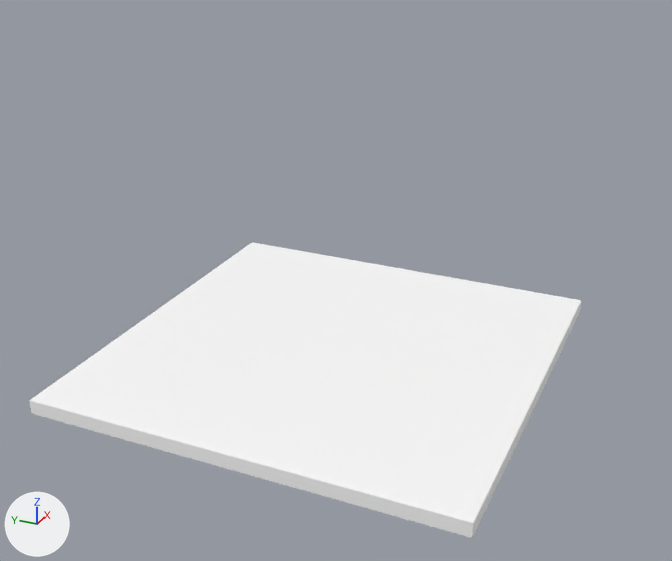
Renders of the glTF model src/objects/level0.glb from each side of a commit.
Before and after are seen from a camera (50 mm lens) standing at (-54.4, -24.7, 32.4) and looking at (5.7, 2.4, 2.4). The axes (+X, +Y, +Z) are drawn at lower left. The lights are the same throughout. Where no turn or scale is listed for an object, it has been applied to the vertices.
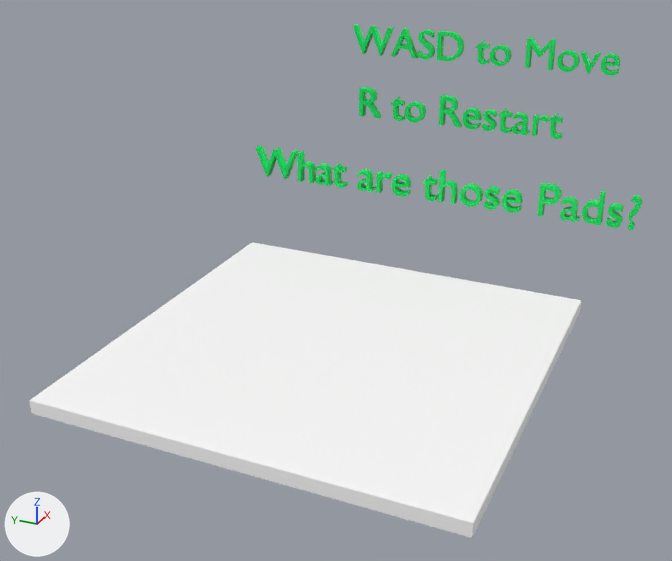
Commit message: added text to levels

Boxes [x1, y1, x2, y2] around the edits, measured in the pictures (672 x 561 px):
'Text.001_X', added (green)
    after: [255, 145, 642, 230]
'Text_X', added (green)
    after: [353, 24, 620, 76]
'Text.002_X', added (green)
    after: [359, 87, 564, 139]

What the commit changed:
Material 'Material.004' (mat_material_004) is new.
Its base color is (0.0, 0.8, 0.126) (green #00e763).
Material 'Material.003' (mat_material_003) is new.
Its base color is (0.0, 0.8, 0.126) (green #00e763).
Material 'Material' (mat_material) is new.
Its base color is (0.0, 0.8, 0.126) (green #00e763).
Mesh me_text_002 is new.
It has 1840 vertices, 3660 faces and spans x -0.4..0.4, y -9.6..10.1, z 9.1..11.9.
It uses material mat_material_004 (green #00e763).
Mesh me_text_001 is new.
It has 3274 vertices, 6508 faces and spans x -0.4..0.4, y -18.0..17.2, z 4.6..7.4.
It uses material mat_material_003 (green #00e763).
Mesh me_text is new.
It has 1142 vertices, 2264 faces and spans x -0.4..0.4, y -13.2..13.1, z 14.1..16.9.
It uses material mat_material (green #00e763).
Object 'Text.002_X' (ob_text_002_x) is new; it shows me_text_002.
Its location is (28.77, 0.0, 0.0).
Object 'Text.001_X' (ob_text_001_x) is new; it shows me_text_001.
Its location is (20.63, 0.0, 0.0).
Object 'Text_X' (ob_text_x) is new; it shows me_text.
Its location is (34.1, 0.0, 0.0).
